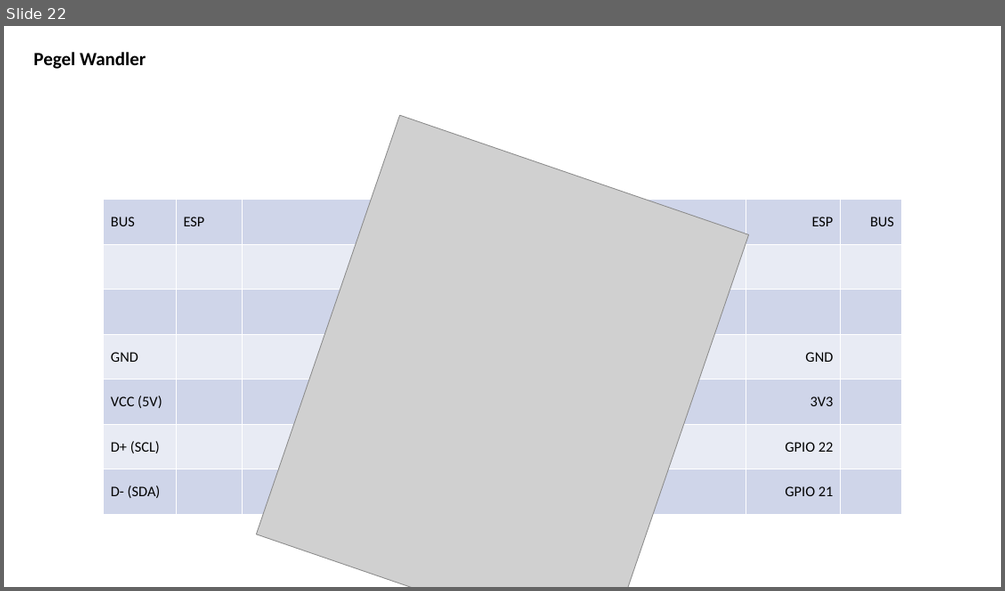
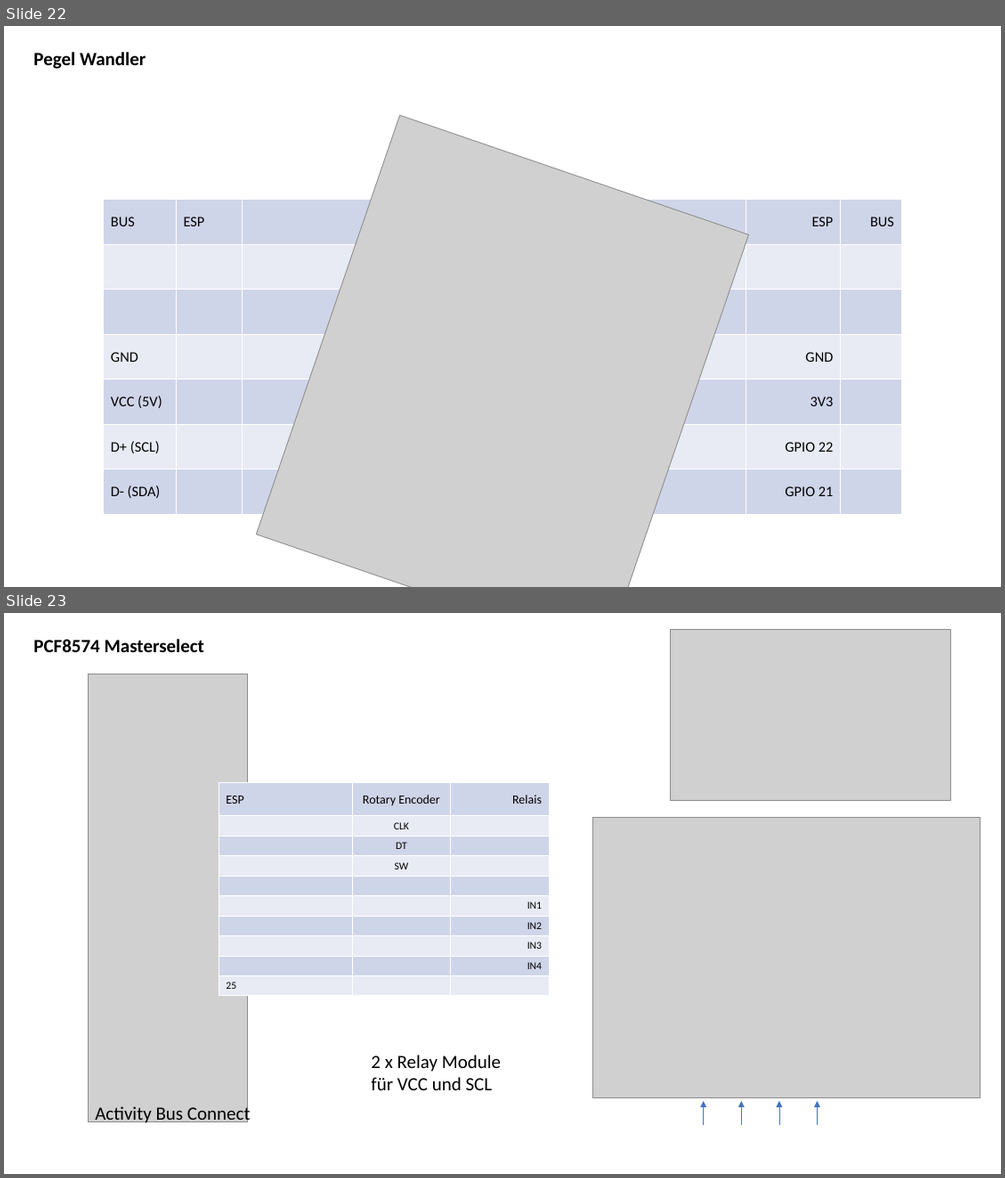
Before and after one commit to jeskes/activityboard, a slide deck: Activityboard.pptx. Shown one above the other, each under a label of ours: slide 22 before the commit, slides 22 and 23 after it. The pictures are 1005x591 and 1005x1178 pixels, drawn with LibreOffice and Linux fonts; fonts in the diff are those of the drawing; grey boxes stand for pictures. Boxes give left, top, right and bottom in pixels: in the first picture for what was removed or moved away, otherwise in the second. Text is boxed around its words. In the diff, an @@ line names an element or a change of style, - is before the commit and + after.

Commit message:
add central rotary-encoder

```diff
--- a/Activityboard.pptx
+++ b/Activityboard.pptx
@@ slide 23 added at <box>4,613,1001,1174</box>, background #FFFFFF @@
@@ title added at <box>33,639,204,652</box>, 18 pt, text #000000, bold @@
+PCF8574 Masterselect
@@ picture added at <box>671,629,950,800</box> @@
@@ picture added at <box>88,674,248,1121</box> @@
@@ table added at <box>218,783,550,995</box>, 10 rows, 3 columns @@
+ESP | Rotary Encoder | Relais
+ | CLK | 
+ | DT | 
+ | SW | 
+ |  | 
+ |  | IN1
+ |  | IN2
+ |  | IN3
+ |  | IN4
+25 |  | 
@@ picture added at <box>593,817,979,1097</box> @@
@@ text added at <box>371,1054,501,1090</box>, 18 pt, text #000000 @@
+2 x Relay Module
+für VCC und SCL
@@ text added at <box>95,1104,251,1126</box>, 18 pt, text #000000 @@
+Activity Bus Connect
@@ arrow added from (704, 1126) to (704, 1101), #4472C4 0.5 pt @@
@@ arrow added from (741, 1126) to (741, 1101), #4472C4 0.5 pt @@
@@ arrow added from (779, 1126) to (779, 1101), #4472C4 0.5 pt @@
@@ arrow added from (817, 1126) to (817, 1101), #4472C4 0.5 pt @@
```
Also in this commit, not shown: 1 slide changed, 19 other files.
